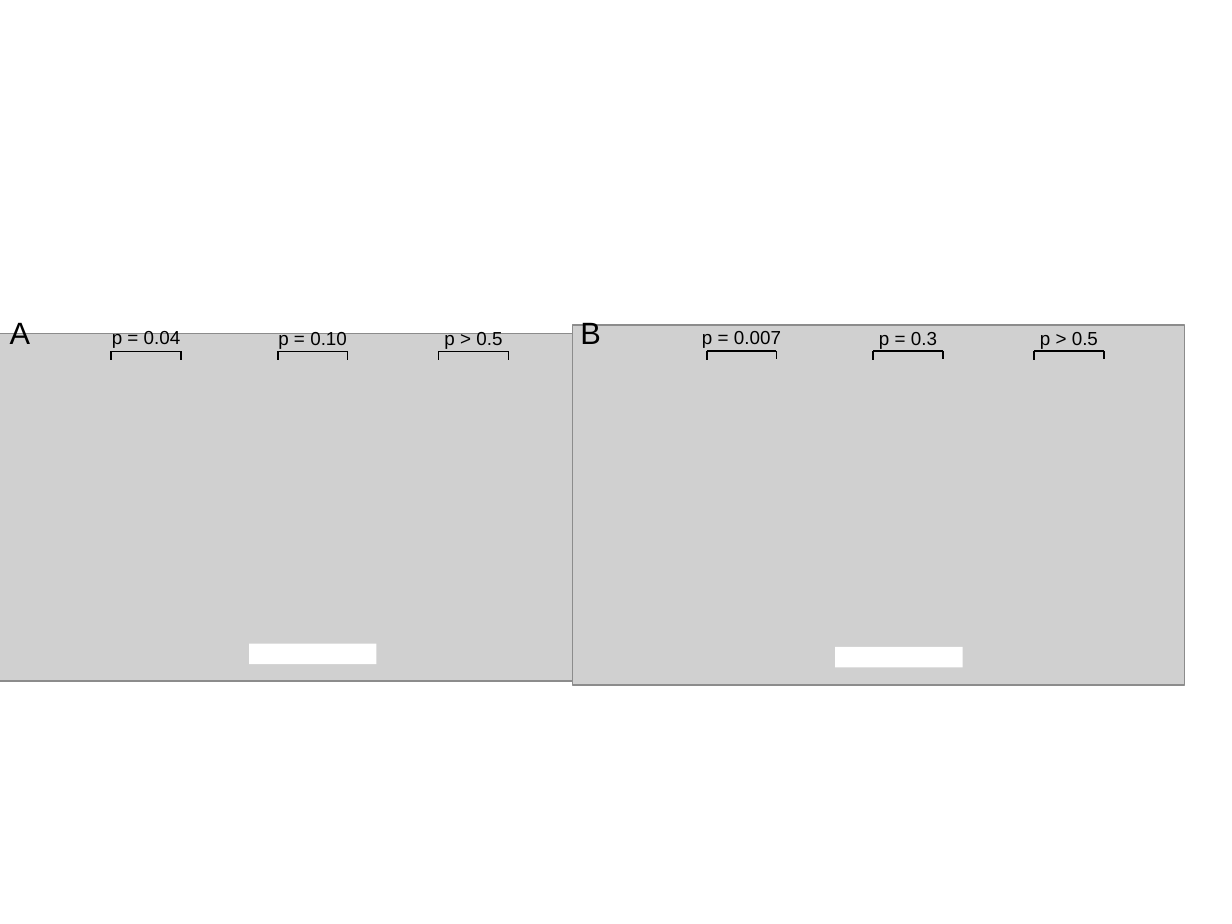
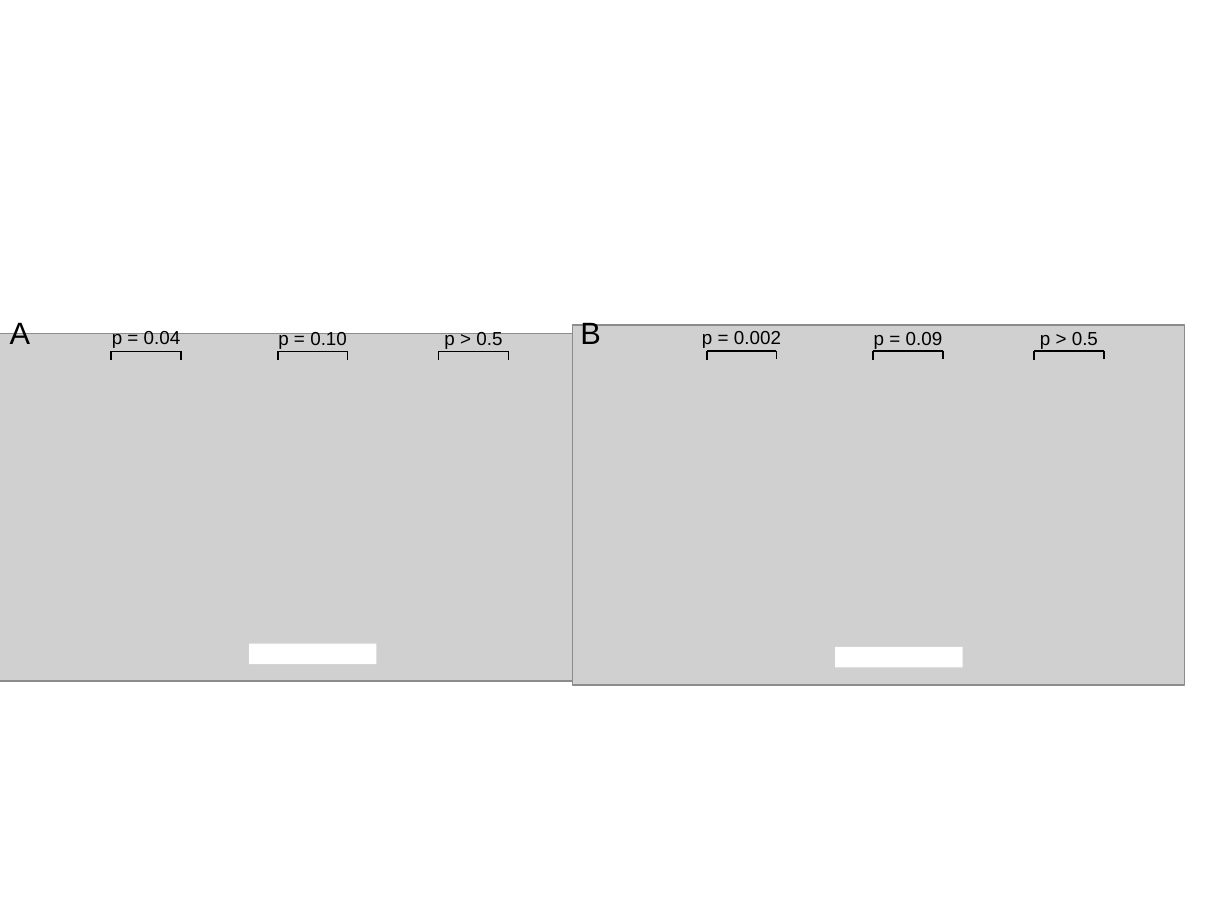
Before and after one commit to cduvallet/phd-docs, a slide deck: slide 8 of figures/figures.pptx. Drawn at 1232x924 pixels with LibreOffice and Linux fonts; fonts in the diff are those of the drawing; grey boxes stand for pictures. Boxes give left, top, right and bottom in pixels: in the first picture for what was removed or moved away, otherwise in the second. Text is boxed around its words. In the diff, an @@ line names an element or a change of style, - is before the commit and + after.

```diff
--- a/figures/figures.pptx
+++ b/figures/figures.pptx
@@ text at <box>702,331,781,348</box>: text changed @@
-p = 0.007
+p = 0.002
@@ text at <box>874,332,943,349</box>: text changed @@
-p = 0.3
+p = 0.09
```
Also in this commit, not shown: 3 other slides changed, 9 other files.
